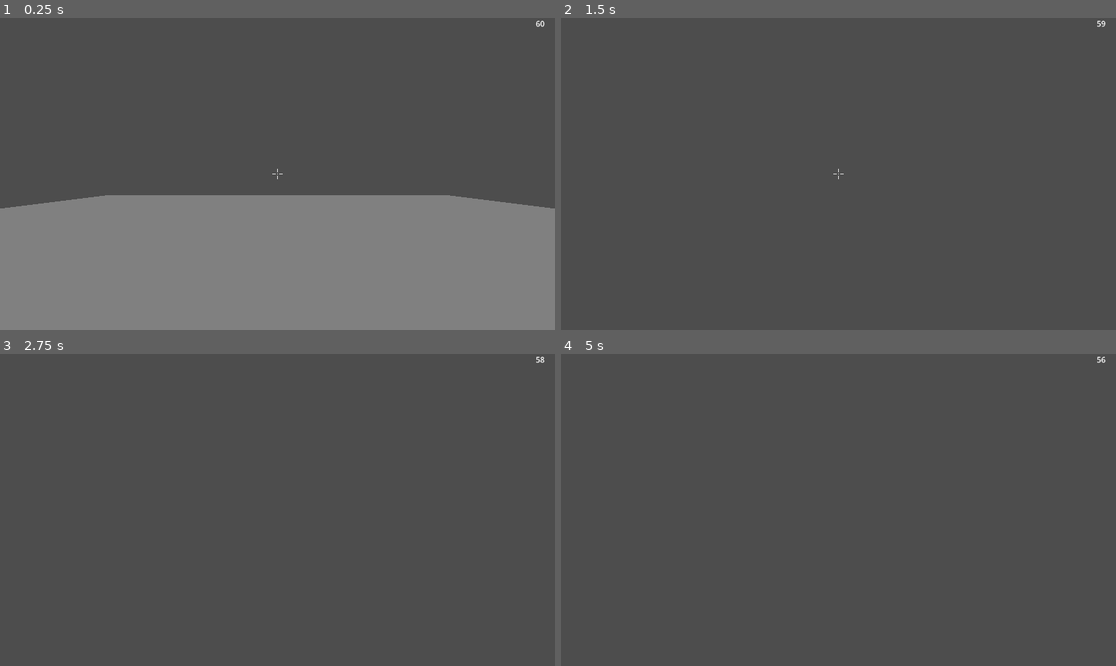
Above: before the commit, frames 1-4 (two rows, left to right).
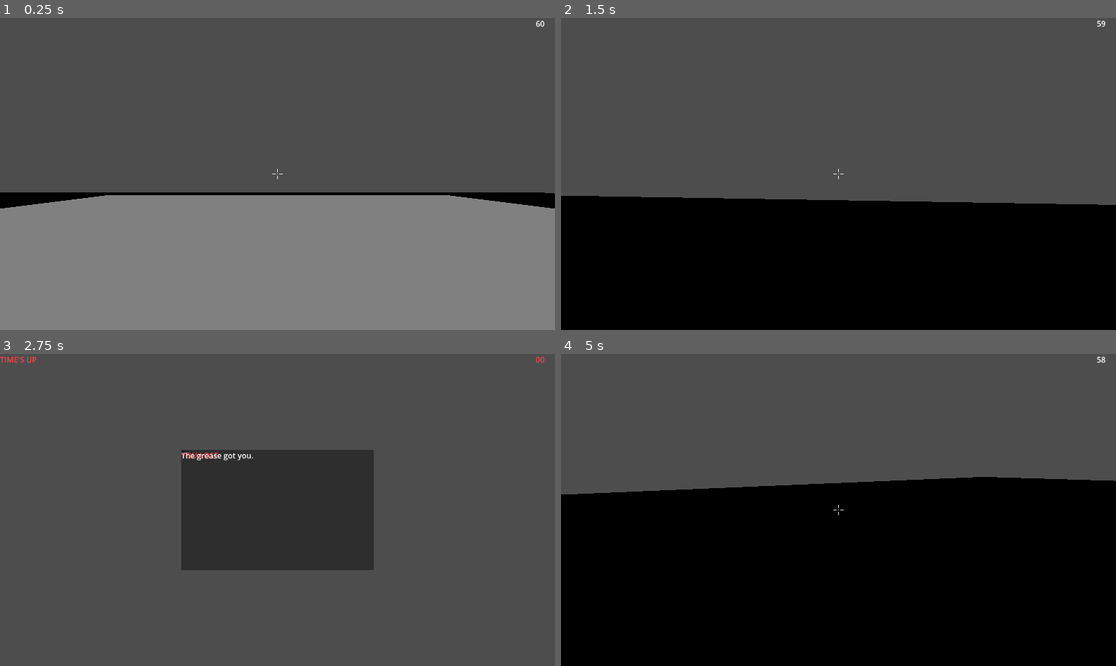
Above: after the commit, the same moments.

Repository: Gablinski/Foren
Game: Godot game, scene res://node_3d.tscn
Same seed, same stepped clock (60 frames per second), same inputs: the game is played once before the commit and once after it. The project has no main scene, so this scene is started directly.
Inputs (mouse positions are in pixels of both pictures, inside the frame that each line leads up to):
- Up to frame 1 (0.25 s): no input
- Up to frame 2 (1.5 s): tap Enter at 0.5 s; move the mouse to (866, 174) at 0.52 s; hold W (move_forward) from 0.53 s (still down); tap Ctrl (dash) at 0.6 s; tap Space (jump) at 0.77 s; move the mouse to (810, 174) at 1.27 s; tap R (run) at 1.35 s
- Up to frame 3 (2.75 s): keep holding W (move_forward); tap Space (jump) at 1.52 s; move the mouse to (288, 503) at 2.02 s; tap Shift at 2.1 s
- Up to frame 4 (5 s): release W (move_forward) at 2.75 s; click (744, 450) at 2.77 s; tap Space (jump) at 3.5, 3.77, 4.52 s; move the mouse to (832, 516) at 3.52 s; hold W (move_forward) from 3.53 s (still down); tap Ctrl (dash) at 3.6 s; move the mouse to (877, 513) at 4.27 s; hold R (run) from 4.28 s (still down)

The runs differ from the first frame. In frame 1, 1.7% of the frame differs, in the area x 0-100%, y 55-62%; in frame 2, 42%; in frame 3, 13%; in frame 4, 58%, in the area x 0-100%, y 0-100%.

Commit message:
burger pickup/access button platform

Diff:
--- a/burger_pickup.gd
+++ b/burger_pickup.gd
@@ -60,6 +60,9 @@
 #  COLLECTION
 # ─────────────────────────────────────────────
 func _on_body_entered(body: Node3D) -> void:
+	print("body entered: ", body.name, " groups: ", body.get_groups())
+	if not body.is_in_group("player"):
+		return
 	# Only react to the player, and only once
 	if _collected:
 		return
--- a/burger_pickup.tscn
+++ b/burger_pickup.tscn
@@ -8,6 +8,7 @@
 [sub_resource type="SphereMesh" id="SphereMesh_0duc7"]
 
 [node name="BurgerPickup" type="Area3D" unique_id=461418647]
+collision_layer = 2
 script = ExtResource("1_gx4nq")
 
 [node name="CollisionShape3D" type="CollisionShape3D" parent="." unique_id=385228794]
--- a/game_manager.gd
+++ b/game_manager.gd
@@ -1,5 +1,3 @@
-## game_manager.gd
-## Attach to your main scene root node.
 ## Handles: burger collection count, countdown timer, win/lose state.
 ##
 ## Scene expects:
@@ -78,10 +76,8 @@
 func _on_burger_collected(_id: String) -> void:
 	if not game_active:
 		return
-
 	burgers_collected += 1
 	emit_signal("burger_count_changed", burgers_collected, total_burgers)
-
 
 # ─────────────────────────────────────────────
 #  WIN / LOSE
--- a/hud.gd
+++ b/hud.gd
@@ -1,13 +1,3 @@
-## hud.gd
-## Attach to a CanvasLayer node called HUD in your main scene.
-## Draws the burger counter (top left) and countdown timer (top right).
-## Connects to game_manager.gd signals automatically.
-##
-## Scene structure:
-##   HUD (CanvasLayer)  ← this script
-##   ├── BurgerCounter (Label)
-##   └── TimerLabel (Label)
-
 extends CanvasLayer
 
 # ─────────────────────────────────────────────
--- a/level_manager.gd
+++ b/level_manager.gd
@@ -1,66 +1,18 @@
-## level_manager.gd
-## Attach to a plain Node in your main scene.
-## This is the central brain — it listens to burger pickups
-## and decides what happens in the level as a result.
-
 extends Node
 
-# ─────────────────────────────────────────────
-#  TRACKING
-# ─────────────────────────────────────────────
-
-# Keeps track of which burgers have been collected this level
-var collected_burgers : Array[String] = []
-
-# ─────────────────────────────────────────────
-#  READY — connect all pickups in the scene
-# ─────────────────────────────────────────────
 func _ready() -> void:
-	# Finds every BurgerPickup in the scene automatically
-	# so you don't have to manually connect each one
 	var pickups := get_tree().get_nodes_in_group("burger_pickup")
+	print("Found ", pickups.size(), " burgers")
 	for pickup in pickups:
 		pickup.collected.connect(_on_burger_collected)
 
-
-# ─────────────────────────────────────────────
-#  COLLECTED  (consume_on_collect = true)
-#  Called once per pickup, then it disappears
-# ─────────────────────────────────────────────
 func _on_burger_collected(id: String) -> void:
-	collected_burgers.append(id)
 	print("Burger collected: ", id)
-
-	match id:
-		"burger_01":
-			pass  # unlock door, load section, etc — fill in later
-		"burger_02":
-			pass
-		_:
-			pass  # fallback for any unrecognised id
-
-	# Example: if all burgers collected, trigger something
-	# if collected_burgers.size() >= 3:
-	# 	_on_all_burgers_collected()
-
-
-# ─────────────────────────────────────────────
-#  ACTIVATED  (consume_on_collect = false)
-#  Called every time the player re-enters
-# ─────────────────────────────────────────────
-func _on_burger_activated(id: String) -> void:
-	print("Burger activated: ", id)
-
-	match id:
-		"burger_01":
-			pass  # toggle something, etc
-		_:
-			pass
-
-
-# ─────────────────────────────────────────────
-#  OPTIONAL — fires when every burger is collected
-# ─────────────────────────────────────────────
-func _on_all_burgers_collected() -> void:
-	print("All burgers collected!")
-	# load next level, play cutscene, open final door, etc
+	var group_name : String = "platform_" + id
+	var platforms := get_tree().get_nodes_in_group(group_name)
+	print("Unlocking group: ", group_name, " found ", platforms.size(), " platforms")
+	for platform in platforms:
+		platform.visible = true
+		for child in platform.get_children():
+			if child is CollisionShape3D:
+				child.disabled = false
--- a/node_3d.tscn
+++ b/node_3d.tscn
@@ -21,14 +21,39 @@
 
 [node name="Node3D" type="Node3D" unique_id=1001239712]
 
-[node name="Floor (test)" parent="." unique_id=464303266 instance=ExtResource("1_r3fl7")]
-
 [node name="Player" parent="." unique_id=1082028449 groups=["player"] instance=ExtResource("2_jka67")]
 transform = Transform3D(1, 0, 0, 0, 1, 0, 0, 0, 1, 0, 0.43067098, 0)
 
-[node name="BurgerPickup" parent="." unique_id=461418647 groups=["burger_pickup"] instance=ExtResource("3_i5arm")]
-transform = Transform3D(1, 0, 0, 0, 1, 0, 0, 0, 1, 1.8473846, 0.4552126, 0)
-collision_layer = 2
+[node name="TestingObjects" type="Node" parent="." unique_id=1146520545]
+
+[node name="Floor (test)" parent="TestingObjects" unique_id=464303266 instance=ExtResource("1_r3fl7")]
+
+[node name="Floor (test)2" parent="TestingObjects" unique_id=1192771561 groups=["platform_burger_01"] instance=ExtResource("1_r3fl7")]
+transform = Transform3D(0.2, 0, 0, 0, -0.19439219, -0.047028437, 0, 0.047028437, -0.19439219, 0, 0.7701621, 14.252069)
+visible = false
+
+[node name="Floor (test)3" parent="TestingObjects" unique_id=1407943833 instance=ExtResource("1_r3fl7")]
+transform = Transform3D(0.19999999, 0, 0, 0, -0.19273163, -0.05342749, 0, 0.05342749, -0.19273163, -6.8817167, 2.1825137, 19.355295)
+visible = false
+
+[node name="Floor (test)4" parent="TestingObjects" unique_id=749615128 instance=ExtResource("1_r3fl7")]
+transform = Transform3D(0.19999999, 0, 0, 0, -0.19273163, -0.05342749, 0, 0.05342749, -0.19273163, -1.1701024, 3.612555, 24.893879)
+visible = false
+
+[node name="Floor (test)5" parent="TestingObjects" unique_id=1254723120 instance=ExtResource("1_r3fl7")]
+transform = Transform3D(0.19999234, -0.0016318586, 0.00062320376, 0.0016236505, 0.19997653, 0.0025926041, -0.00064428645, -0.0025874455, 0.19998215, -6.147586, 4.5428343, 32.16483)
+visible = false
+
+[node name="Floor (test)6" parent="TestingObjects" unique_id=2070721813 instance=ExtResource("1_r3fl7")]
+transform = Transform3D(0.19999234, -0.0016318586, 0.00062320376, 0.0016236505, 0.19997653, 0.0025926041, -0.00064428645, -0.0025874455, 0.19998215, -1.287818, 4.5428343, 38.84461)
+visible = false
+
+[node name="Floor (test)7" parent="TestingObjects" unique_id=1270351707 instance=ExtResource("1_r3fl7")]
+transform = Transform3D(0.19999234, -0.0016318586, 0.00062320376, 0.0016236505, 0.19997653, 0.0025926041, -0.00064428645, -0.0025874455, 0.19998215, -6.147586, 4.5428343, 47.435623)
+visible = false
+
+[node name="BurgerPickup" parent="TestingObjects" unique_id=461418647 groups=["burger_pickup"] instance=ExtResource("3_i5arm")]
+transform = Transform3D(1, 0, 0, 0, 1, 0, 0, 0, 1, 0.51779735, 1.1028306, 8.5800905)
 
 [node name="LevelManager" type="Node" parent="." unique_id=928059233]
 script = ExtResource("4_wc5p8")
@@ -87,10 +112,12 @@
 collision_layer = 3
 
 [node name="CollisionShape3D" type="CollisionShape3D" parent="WinZone" unique_id=165940296]
+transform = Transform3D(1, 0, 0, 0, 1, 0, 0, 0, 1, -6.11, 4.277, 41.13)
 shape = SubResource("BoxShape3D_i5arm")
 
 [node name="MeshInstance3D" type="MeshInstance3D" parent="WinZone" unique_id=1232463696]
+transform = Transform3D(1, 0, 0, 0, 1, 0, 0, 0, 1, -6.1114235, 4.2772064, 41.136444)
 mesh = SubResource("BoxMesh_jsk3o")
 
 [node name="RisingPlatform" parent="." unique_id=645753205 instance=ExtResource("8_4arys")]
-transform = Transform3D(1, 0, 0, 0, 1, 0, 0, 0, 1, 15.3062, -2.4372878, 0)
+transform = Transform3D(1, 0, 0, 0, 1, 0, 0, 0, 1, -1.0754452, -2.4372878, 18.721394)
--- a/rising_platform.gd
+++ b/rising_platform.gd
@@ -1,14 +1,3 @@
-## rising_platform.gd
-## Attach to a StaticBody3D.
-## Rises upward at a set speed. When the player touches it, triggers game lost.
-##
-## Scene structure:
-##   RisingPlatform (StaticBody3D)  ← this script
-##   ├── CollisionShape3D           ← BoxShape3D, make it wide
-##   ├── MeshInstance3D             ← BoxMesh, add your texture here
-##   └── Area3D                     ← detects player contact
-##       └── CollisionShape3D       ← same size as the platform
-
 extends StaticBody3D
 
 # ─────────────────────────────────────────────
--- a/rising_platform.tscn
+++ b/rising_platform.tscn
@@ -6,13 +6,14 @@
 size = Vector3(20, 0.5, 20)
 
 [sub_resource type="BoxMesh" id="BoxMesh_pgeub"]
-size = Vector3(20, 0.5, 20)
+size = Vector3(100, 0.5, 100)
 
 [sub_resource type="BoxShape3D" id="BoxShape3D_t2an0"]
-size = Vector3(20, 0.5, 20)
+size = Vector3(100, 0.5, 100)
 
 [node name="RisingPlatform" type="StaticBody3D" unique_id=645753205]
 script = ExtResource("1_0yydv")
+rise_speed = 1.0
 
 [node name="CollisionShape3D" type="CollisionShape3D" parent="." unique_id=1558410717]
 shape = SubResource("BoxShape3D_hdvlr")
--- a/win_lose_green.gd
+++ b/win_lose_green.gd
@@ -1,14 +1,3 @@
-## win_lose_screen.gd
-## Attach to a CanvasLayer called WinLoseScreen in your main scene.
-## Listens to game_manager signals and shows the appropriate screen.
-##
-## Scene structure:
-##   WinLoseScreen (CanvasLayer)  ← this script
-##   └── Panel
-##       ├── TitleLabel  (Label)
-##       ├── SubLabel    (Label)
-##       └── RestartButton (Button)
-
 extends CanvasLayer
 
 # ─────────────────────────────────────────────
